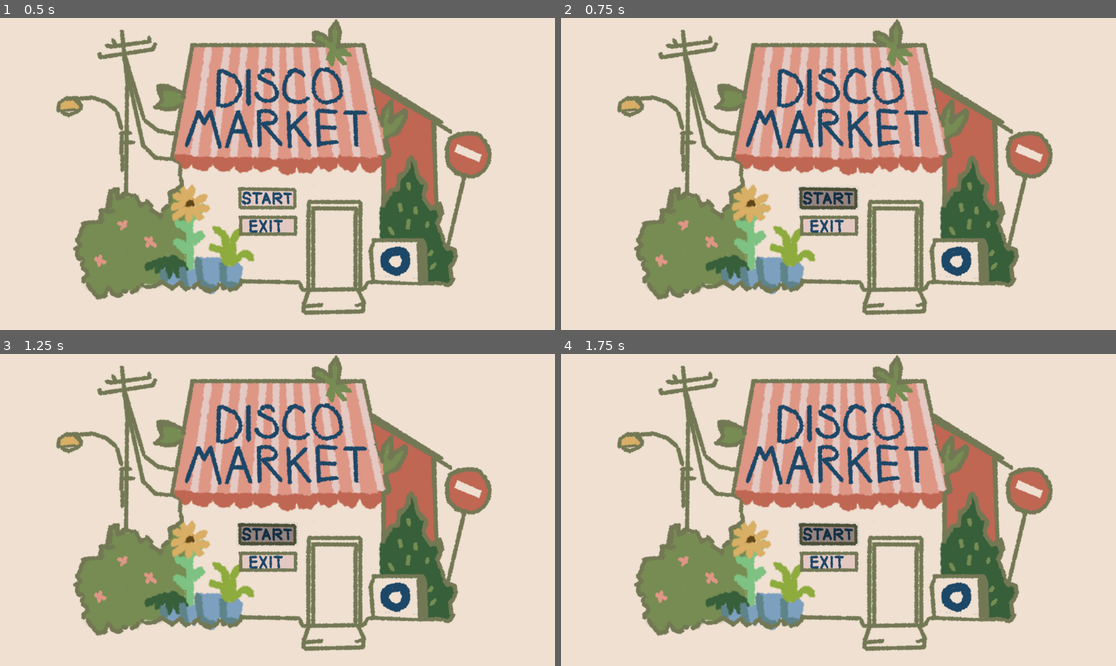
Above: before the commit, frames 1-4 (two rows, left to right).
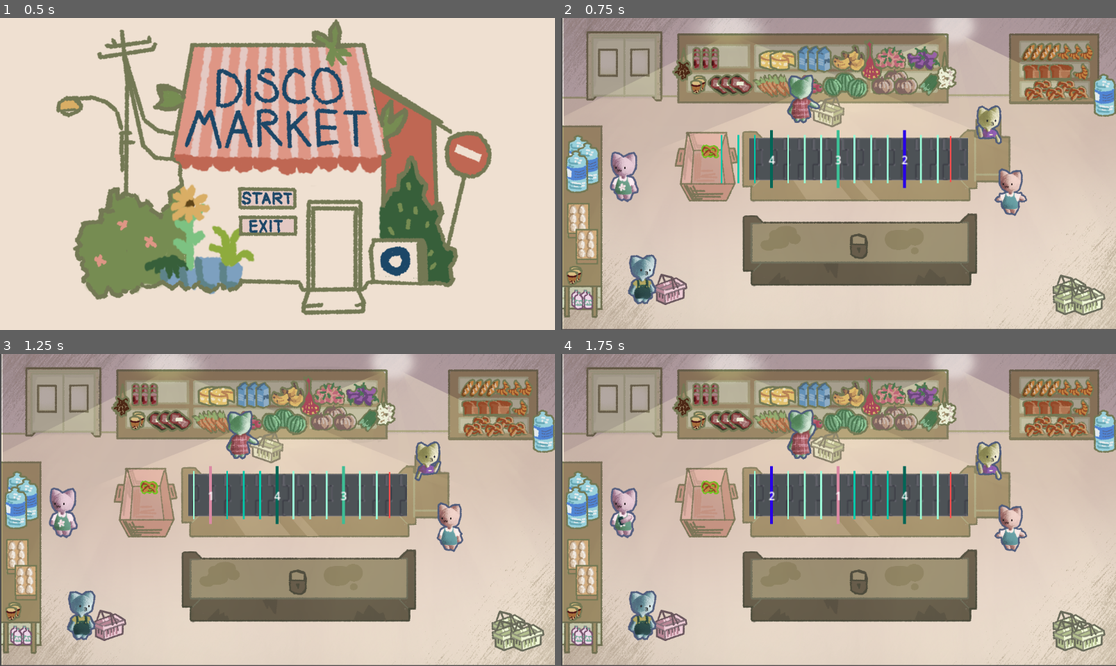
Above: after the commit, the same moments.

Repository: TheSenPie/disco-market
Game: Godot game, scene res://main_menu.tscn
The game is run twice, just before and just after one commit, with the same random seed, the same clock (stepped at 60 frames per second) and the same inputs.
Inputs (mouse positions are in pixels of both pictures, inside the frame that each line leads up to):
- Up to frame 1 (0.5 s): no input
- Up to frame 2 (0.75 s): click (827, 198) at 0.5 s
- Up to frame 3 (1.25 s): no input
- Up to frame 4 (1.75 s): click (827, 534) at 1.27 s

Frame 1 is identical in both runs. In frame 2, 79% of the frame differs, in the area x 0-100%, y 0-100%; in frame 3, 79%; in frame 4, 79%.

Commit message:
Add updated main scene with one pretzel

Diff:
--- a/main.tscn
+++ b/main.tscn
@@ -5,6 +5,7 @@
 [ext_resource type="Texture2D" uid="uid://biplig1hl5c62" path="res://assets/Sprites/background.png" id="2_efxa6"]
 [ext_resource type="Texture2D" uid="uid://pjvxdr0d7x70" path="res://assets/Sprites/furniture.png" id="3_w48qg"]
 [ext_resource type="Texture2D" uid="uid://dtkege8apx01x" path="res://assets/Sprites/lights.png" id="4_vivmo"]
+[ext_resource type="PackedScene" uid="uid://7joj6v22pfw7" path="res://objects/item/bread/pretzel.tscn" id="7_272bh"]
 [ext_resource type="Texture2D" uid="uid://bpr1mi0io4di0" path="res://assets/Sprites/food.png" id="14_2cqfq"]
 [ext_resource type="Texture2D" uid="uid://bx75cqqiw7o1p" path="res://assets/Sprites/Cats/cat2_2.png" id="15_vivmo"]
 [ext_resource type="Texture2D" uid="uid://dxx7ht8tklrph" path="res://assets/Sprites/Cats/cat1_1.png" id="16_2cqfq"]
@@ -114,45 +115,6 @@
 position = Vector2(391, 249)
 scale = Vector2(1.889, 1.955)
 
-[node name="Apple" parent="." instance=ExtResource("3_h2yge")]
-position = Vector2(290, 294)
-
-[node name="Apple2" parent="." instance=ExtResource("3_h2yge")]
-position = Vector2(290, 294)
-
-[node name="Apple3" parent="." instance=ExtResource("3_h2yge")]
-position = Vector2(267, 304)
-
-[node name="Ant" parent="." instance=ExtResource("4_4c57u")]
-position = Vector2(338, 328)
-
-[node name="Ant2" parent="." instance=ExtResource("4_4c57u")]
-position = Vector2(314, 329)
-
-[node name="Ant3" parent="." instance=ExtResource("4_4c57u")]
-position = Vector2(327, 330)
-
-[node name="Balls" parent="." instance=ExtResource("5_efxa6")]
-position = Vector2(281, 339)
-
-[node name="Boob" parent="." instance=ExtResource("6_dg77c")]
-position = Vector2(309, 341)
-
-[node name="Coffee" parent="." instance=ExtResource("7_ycdy4")]
-position = Vector2(332, 273)
-
-[node name="Crab2" parent="." instance=ExtResource("8_w48qg")]
-position = Vector2(283, 261)
-
-[node name="Crab" parent="." instance=ExtResource("8_w48qg")]
-position = Vector2(303, 255)
-
-[node name="Item6" parent="." instance=ExtResource("9_vivmo")]
-position = Vector2(332, 297)
-
-[node name="Duck" parent="." instance=ExtResource("10_2cqfq")]
-position = Vector2(347, 341)
-
 [node name="Food" type="Sprite2D" parent="."]
 position = Vector2(582, 325)
 scale = Vector2(0.6, 0.600001)
@@ -196,3 +158,6 @@
 autoplay = "default"
 frame_progress = 0.49122
 speed_scale = 0.1
+
+[node name="Pretzel" parent="." instance=ExtResource("7_272bh")]
+position = Vector2(309, 277)
